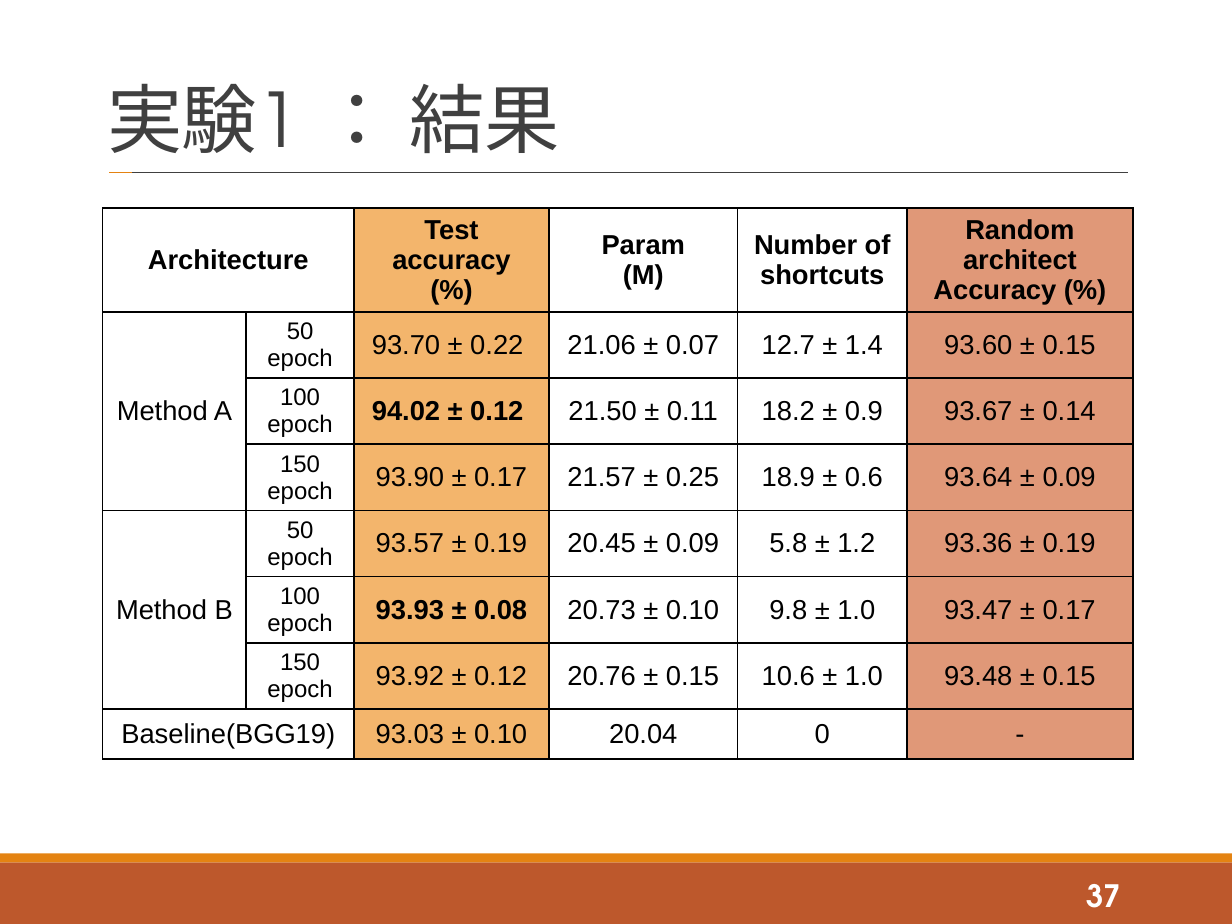
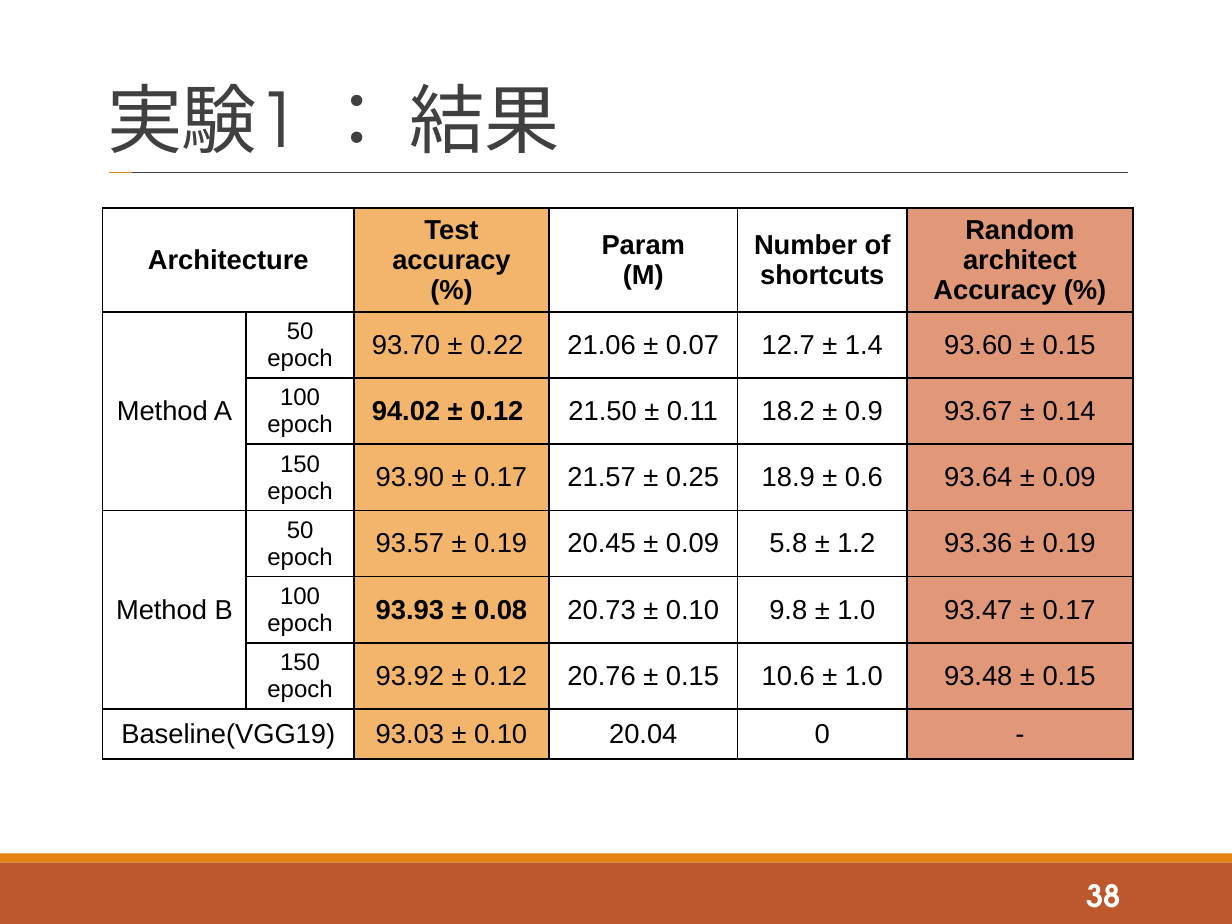
Before and after one commit to tatsuya-sugiyama/WeeklyReport, a slide deck: slide 38 of report/2020後期/2020_2nd_sugiyama.pptx (slide 37 before the commit). Drawn at 1232x924 pixels with LibreOffice and Linux fonts; fonts in the diff are those of the drawing. Boxes give left, top, right and bottom in pixels: in the first picture for what was removed or moved away, otherwise in the second. Text is boxed around its words. In the diff, an @@ line names an element or a change of style, - is before the commit and + after.

```diff
--- a/report/2020後期/2020_2nd_sugiyama.pptx
+++ b/report/2020後期/2020_2nd_sugiyama.pptx
@@ table at [102,208,1132,788] @@
-row 8, column 1: Baseline(BGG19)
+row 8, column 1: Baseline(VGG19)
@@ page number at [1086,884,1120,908]: text changed @@
-37
+38
```
Also in this commit, not shown: 16 other slides changed, 1 slide added, 2 other files.
